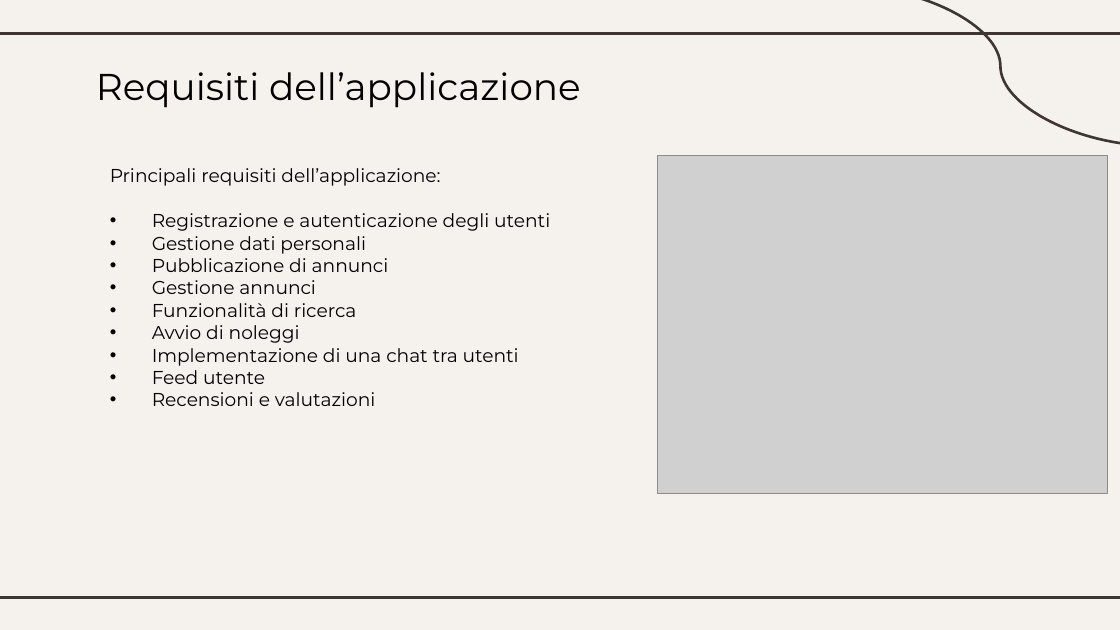
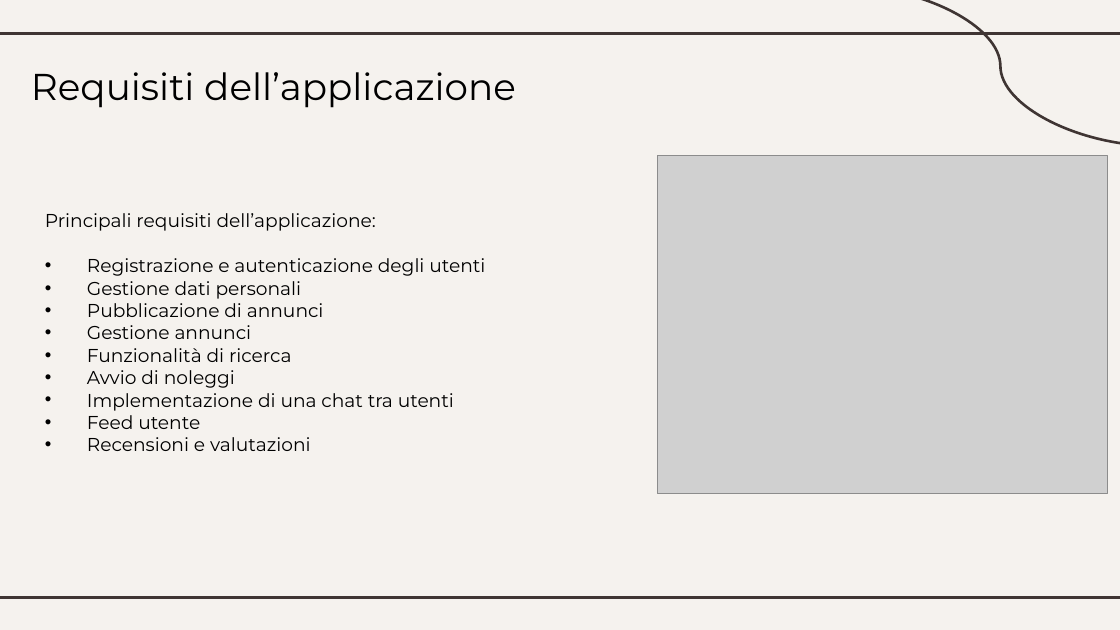
Before and after one commit to SimoneSantin/Tesi_LT_2024, a slide deck: slide 4 of Presentazione_LT_2024.pptx. Drawn at 1120x630 pixels with LibreOffice and Linux fonts; fonts in the diff are those of the drawing; grey boxes stand for pictures. Boxes give left, top, right and bottom in pixels: in the first picture for what was removed or moved away, otherwise in the second. Text is boxed around its words. In the diff, an @@ line names an element or a change of style, - is before the commit and + after.

```diff
--- a/Presentazione_LT_2024.pptx
+++ b/Presentazione_LT_2024.pptx
@@ title "Requisiti dell’applicazione": place and size @@
-title "Requisiti dell’applicazione" at [96,72,581,108]
+title "Requisiti dell’applicazione" at [31,72,516,108]
@@ text "Principali requisiti dell’applicazione:": place and size @@
-text "Principali requisiti dell’applicazione:" at [110,168,550,406]
+text "Principali requisiti dell’applicazione:" at [45,213,485,451]
```
Also in this commit, not shown: 5 other slides changed, 1 slide added, 1 slide removed.
